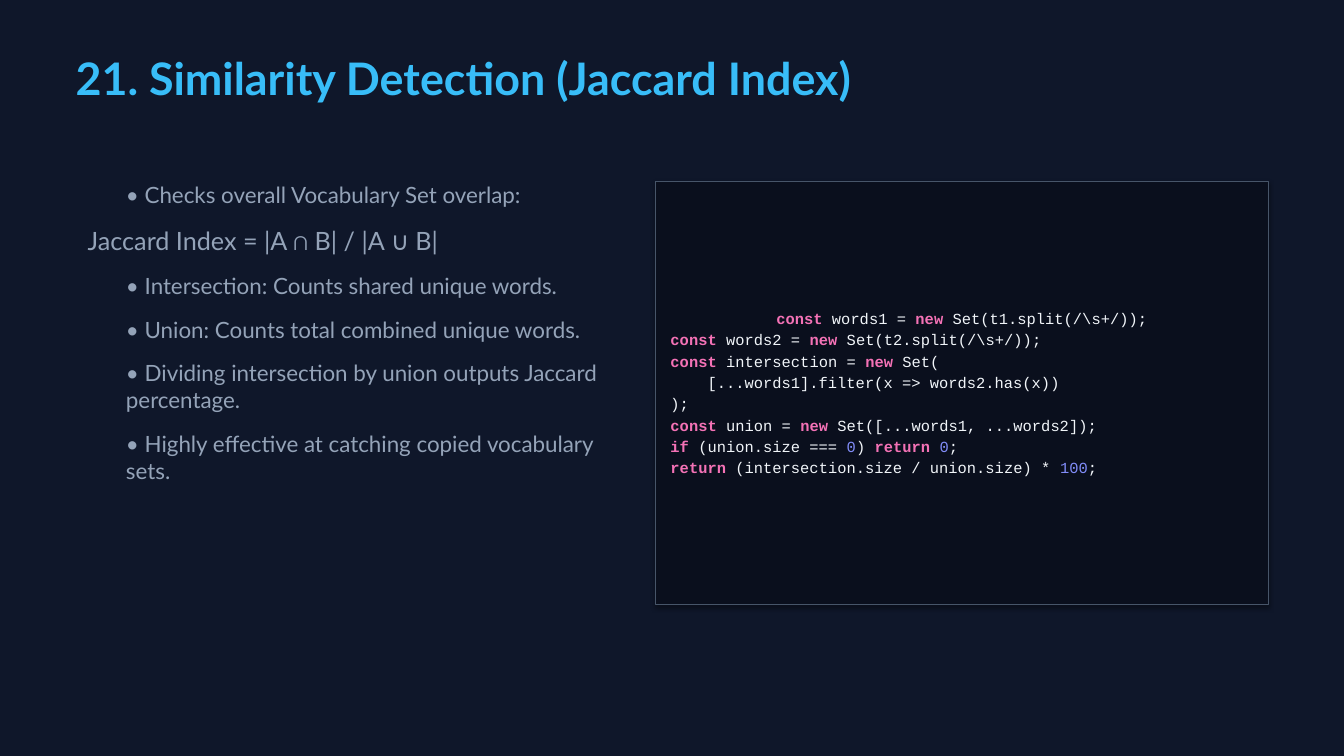
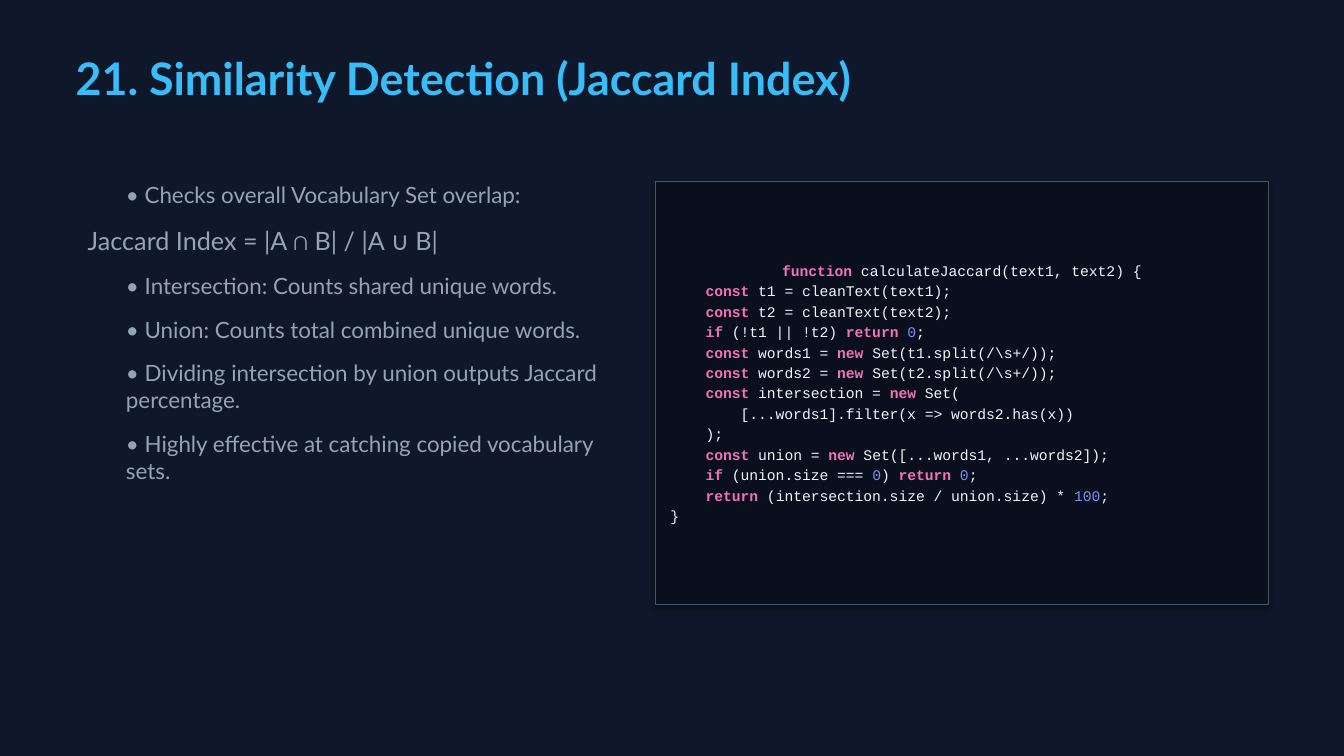
Before and after one commit to Jaydeep131/DocumentSimilarityDetector, a slide deck: slide 22 of AI_Document_OCR_Scanner_Similarity_Detector_PBL.pptx. Drawn at 1344x756 pixels with LibreOffice and Linux fonts; fonts in the diff are those of the drawing. Boxes give left, top, right and bottom in pixels: in the first picture for what was removed or moved away, otherwise in the second. Text is boxed around its words. In the diff, an @@ line names an element or a change of style, - is before the commit and + after.

```diff
--- a/AI_Document_OCR_Scanner_Similarity_Detector_PBL.pptx
+++ b/AI_Document_OCR_Scanner_Similarity_Detector_PBL.pptx
@@ text in rectangle at [655,181,1268,605]: paragraph added @@
+}
@@ text in rectangle at [706,265,1124,340]: paragraphs added @@
+function calculateJaccard(text1, text2) {
+const t1 = cleanText(text1);
+const t2 = cleanText(text2);
+if (!t1 || !t2) return 0;
@@ text in rectangle at [706,347,1109,504]: size 11 to 10.5 pt in "const words1 = new Set(t1.split(/\s+/));", "const words2 = new Set(t2.split(/\s+/));", "const intersection = new Set(", "[...words1].filter(x => words2.has(x))" and 4 more places; alignment centre to left @@
```
Also in this commit, not shown: 3 other slides changed, 5 other files.
